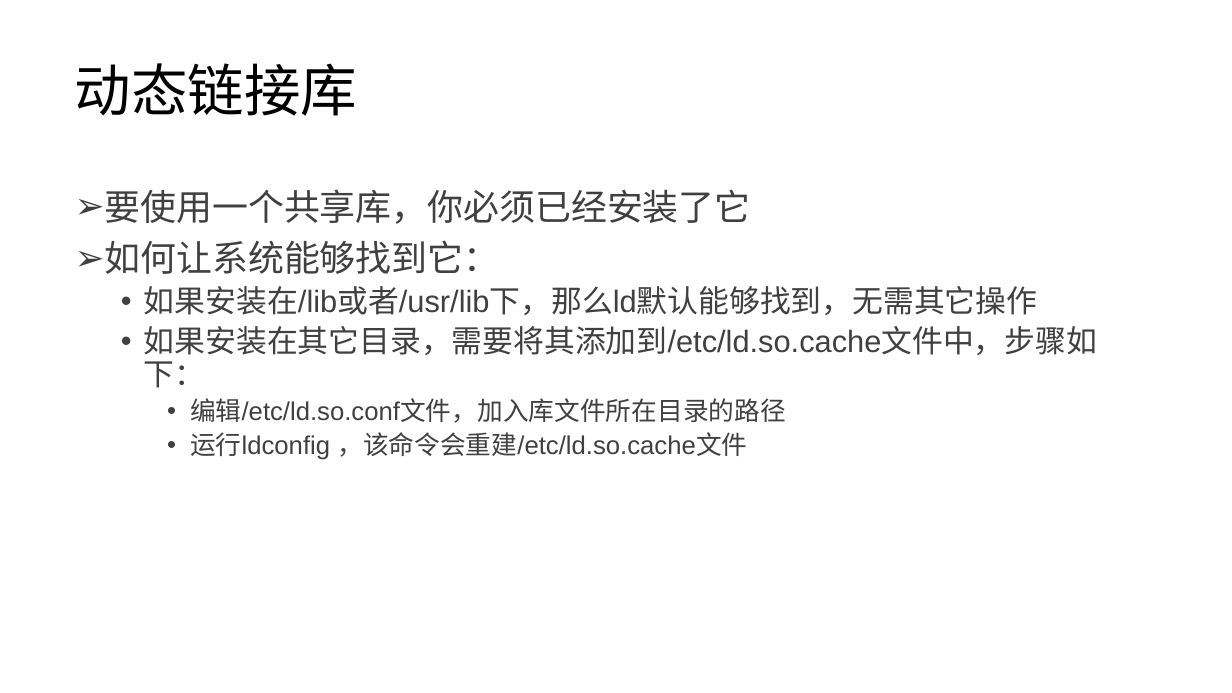
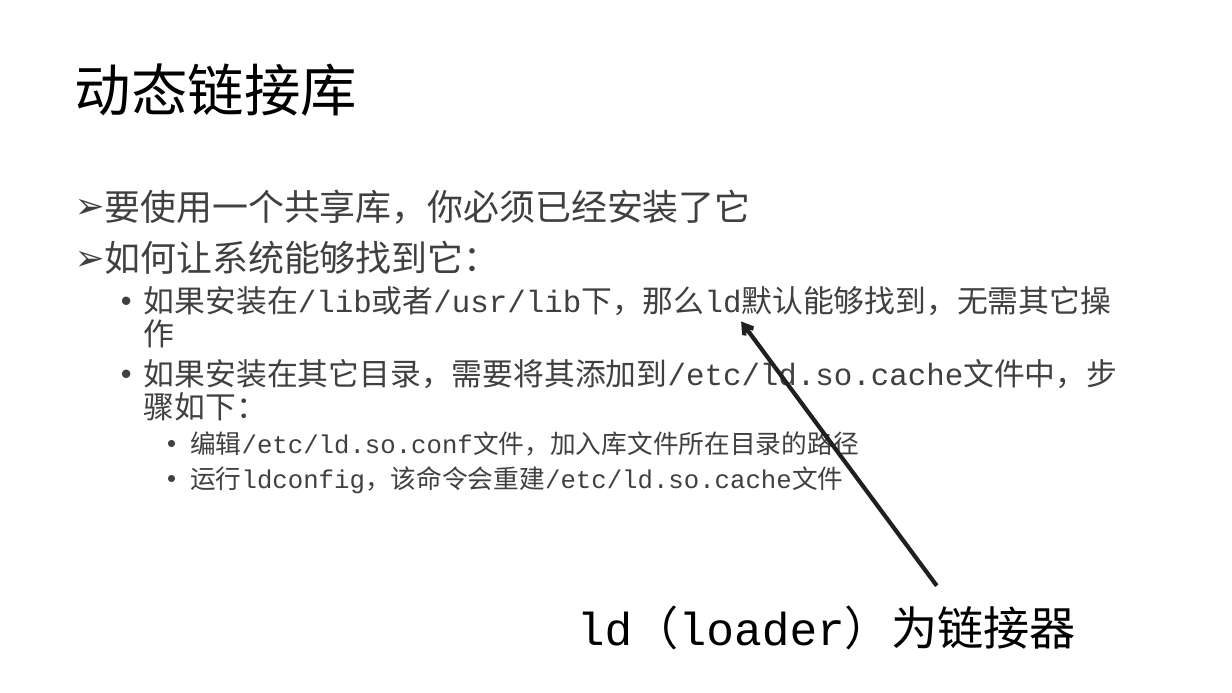
Before and after one commit to lezhang-thu/c-programming, a slide deck: slide 37 of 数据结构+算法/2022秋季-计算机基础与程序设计-数据结构-算法.pptx (slide 36 before the commit). Drawn at 1232x693 pixels with LibreOffice and Linux fonts; fonts in the diff are those of the drawing. Boxes give left, top, right and bottom in pixels: in the first picture for what was removed or moved away, otherwise in the second. Text is boxed around its words. In the diff, an @@ line names an element or a change of style, - is before the commit and + after.

```diff
--- a/数据结构+算法/2022秋季-计算机基础与程序设计-数据结构-算法.pptx
+++ b/数据结构+算法/2022秋季-计算机基础与程序设计-数据结构-算法.pptx
@@ text at <box>105,189,1117,460</box>: font Arial to Courier New in "要使用一个共享库，你必须已经安装了它", "如何让系统能够找到它：", "如果安装在/lib或者/usr/lib下，那么ld默认能够找到，无需其它操作", "如果安装在其它目录，需要将其添加到/etc/ld.so.cache文件中，步骤如下：" and 1 more places @@
@@ arrow added from (937, 586) to (741, 322), #202020 3.25 pt @@
@@ text at <box>190,461,843,494</box>: text changed; font Arial to Courier New @@
-    • 运行ldconfig ，该命令会重建/etc/ld.so.cache文件
+    • 运行ldconfig，该命令会重建/etc/ld.so.cache文件
@@ text added at <box>577,612,1076,650</box>, 36 pt, text #000000 @@
+  ld（loader）为链接器
```
Also in this commit, not shown: 9 other slides changed, 1 slide added, 6 other files.
